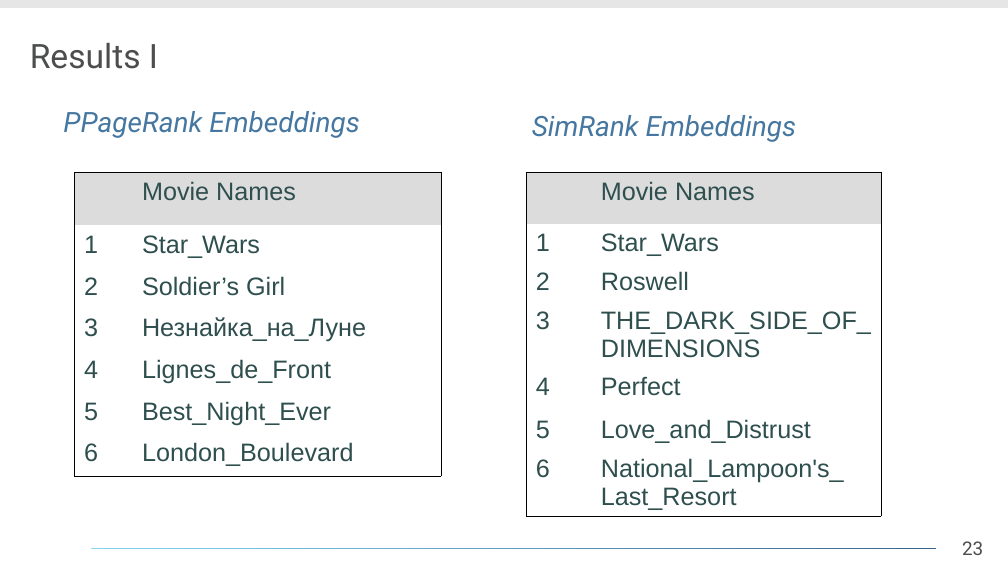
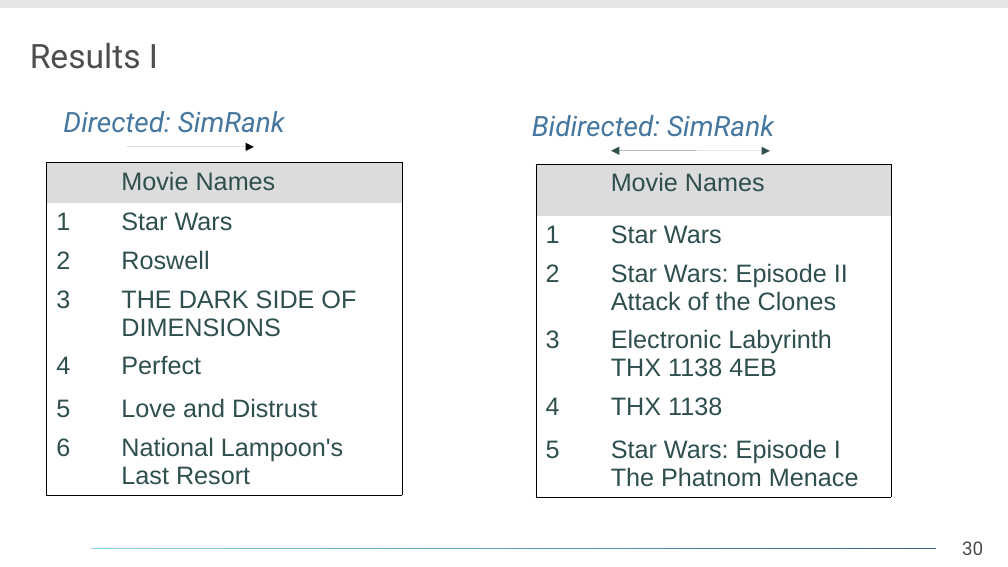
Before and after one commit to daelmo/DB2GraphGenerator, a slide deck: slide 30 of presentation/Analyse_eines_Forschungsthemas.odp (slide 23 before the commit). Drawn at 1008x567 pixels with LibreOffice and Linux fonts; fonts in the diff are those of the drawing; background and template pictures are left out. Boxes give left, top, right and bottom in pixels: in the first picture for what was removed or moved away, otherwise in the second. Text is boxed around its words. In the diff, an @@ line names an element or a change of style, - is before the commit and + after.

Commit message:
finished presentation

```diff
--- a/presentation/Analyse_eines_Forschungsthemas.odp
+++ b/presentation/Analyse_eines_Forschungsthemas.odp
@@ text at [63, 111, 285, 133]: text changed @@
-PPageRank Embeddings
+Directed: SimRank
@@ text at [532, 115, 774, 137]: text changed @@
-SimRank Embeddings
+Bidirected: SimRank
@@ arrow added from (127, 147) to (254, 147), #000000 0 pt @@
@@ table at [46, 162, 402, 496] @@
-row 2, column 2: Star_Wars
+row 2, column 2: Star Wars
-row 4, column 2: THE_DARK_SIDE_OF_DIMENSIONS
+row 4, column 2: THE DARK SIDE OF DIMENSIONS
-row 6, column 2: Love_and_Distrust
+row 6, column 2: Love and Distrust
-row 7, column 2: National_Lampoon's_ / Last_Resort
+row 7, column 2: National Lampoon's / Last Resort
@@ table: place and size @@
-table at [526, 172, 882, 516]
+table at [46, 162, 402, 496]
@@ table removed at [75, 172, 442, 476], 7 rows, 2 columns @@
- | Movie Names
-1 | Star_Wars
-2 | Soldier’s Girl
-3 | Незнайка_на_Луне
-4 | Lignes_de_Front
-5 | Best_Night_Ever
-6 | London_Boulevard
@@ table added at [536, 164, 892, 498], 6 rows, 2 columns @@
+ | Movie Names
+1 | Star Wars
+2 | Star Wars: Episode II Attack of the Clones
+3 | Electronic Labyrinth THX 1138 4EB
+4 | THX 1138
+5 | Star Wars: Episode I The Phatnom Menace
@@ double arrow added from (611, 151) to (770, 151), #2F4F4F 0 pt @@
@@ page number at [962, 541, 983, 555]: text changed @@
-23
+30
```
Also in this commit, not shown: 8 other slides changed, 3 slides added, 1 slide removed, 7 other files.
